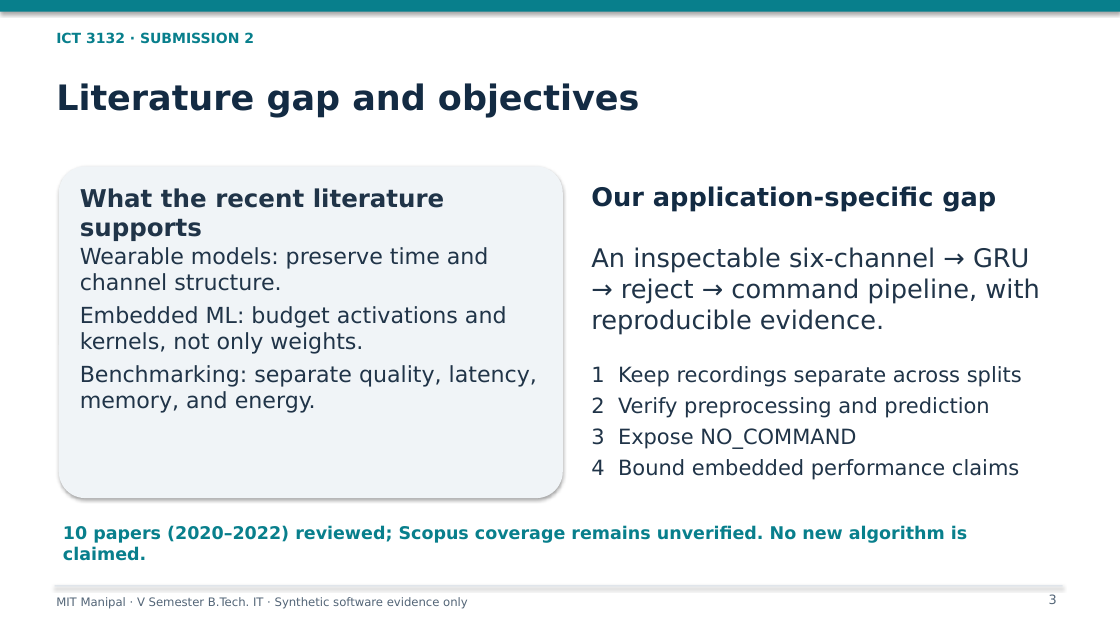
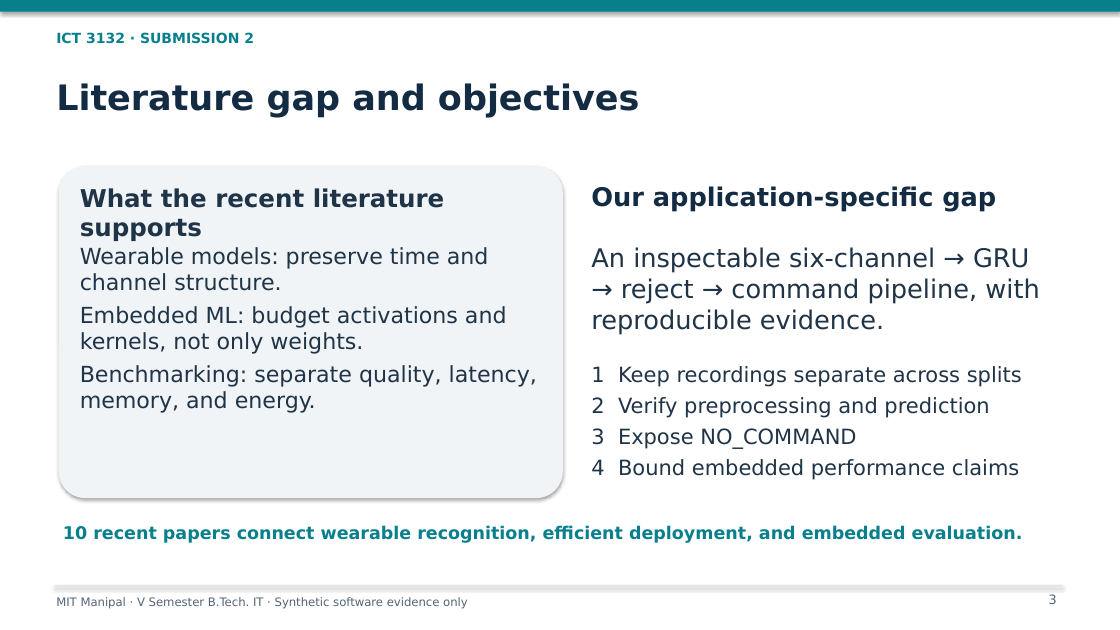
Before and after one commit to loded-diper/ES-THEORY-SEM-V, a slide deck: slide 3 of Submission_2/presentation.pptx. Drawn at 1120x630 pixels with LibreOffice and Linux fonts; fonts in the diff are those of the drawing. Boxes give left, top, right and bottom in pixels: in the first picture for what was removed or moved away, otherwise in the second. Text is boxed around its words. In the diff, an @@ line names an element or a change of style, - is before the commit and + after.

```diff
--- a/Submission_2/presentation.pptx
+++ b/Submission_2/presentation.pptx
@@ text at (x1=63, y1=526, x2=1023, y2=543): text changed @@
-10 papers (2020–2022) reviewed; Scopus coverage remains unverified. No new algorithm is claimed.
+10 recent papers connect wearable recognition, efficient deployment, and embedded evaluation.
```
Also in this commit, not shown: 1 other slide changed, 16 other files.
